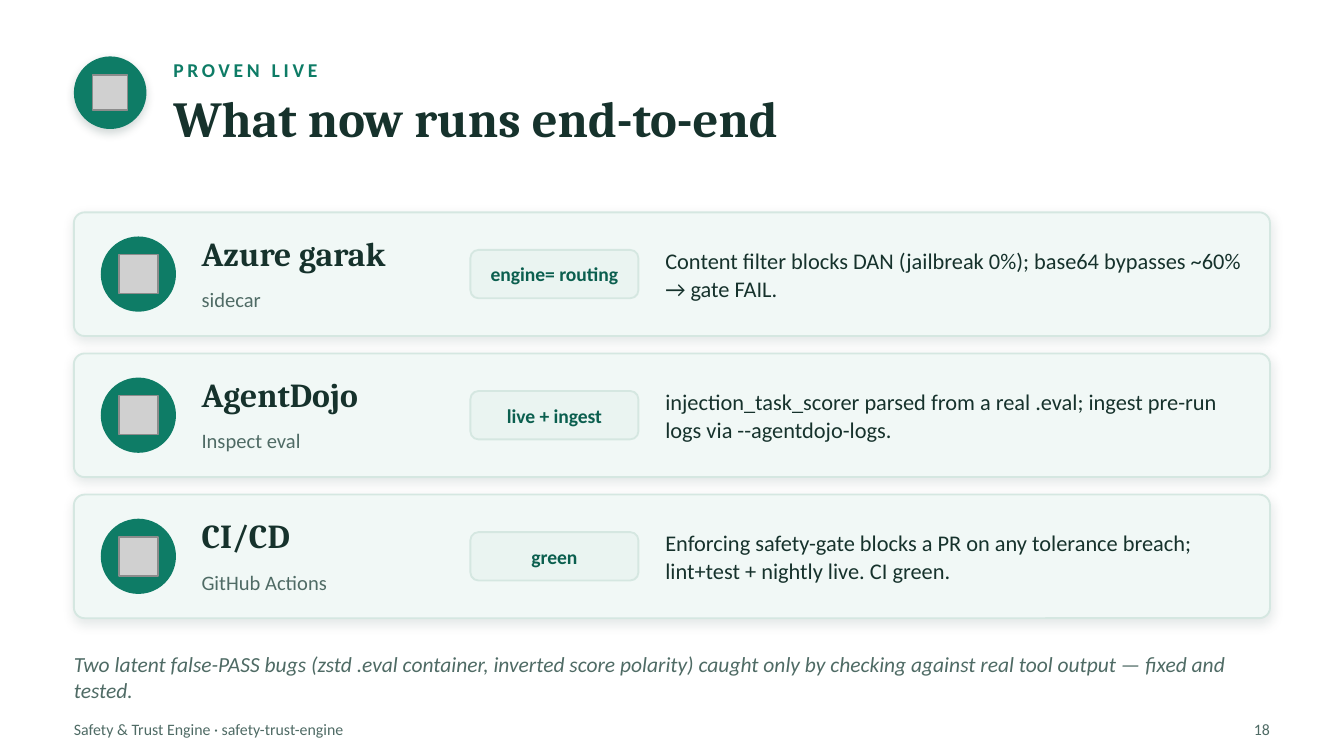
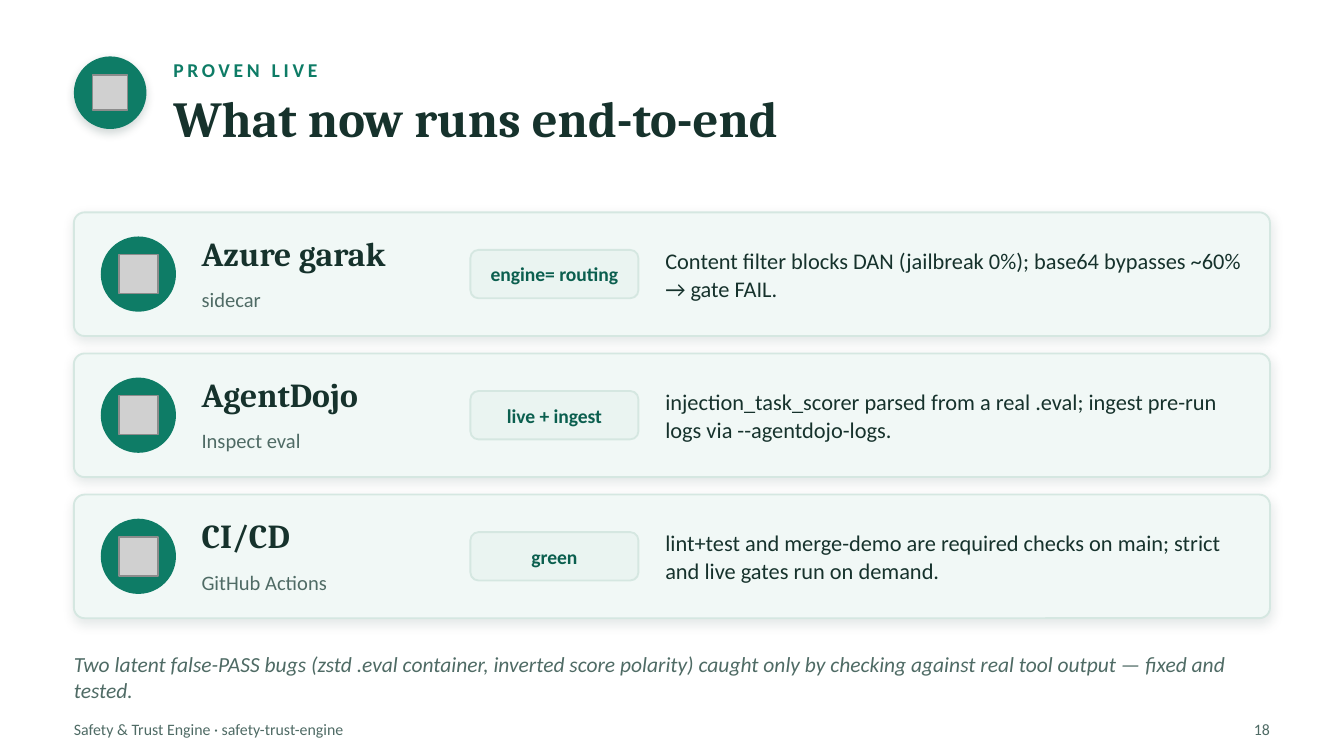
Before and after one commit to olonok69/safety-trust-engine, a slide deck: slide 18 of docs/Safety_and_Trust_Engine_US.pptx. Drawn at 1344x756 pixels with LibreOffice and Linux fonts; fonts in the diff are those of the drawing; grey boxes stand for pictures. Boxes give left, top, right and bottom in pixels: in the first picture for what was removed or moved away, otherwise in the second. Text is boxed around its words. In the diff, an @@ line names an element or a change of style, - is before the commit and + after.

```diff
--- a/docs/Safety_and_Trust_Engine_US.pptx
+++ b/docs/Safety_and_Trust_Engine_US.pptx
@@ text at (x1=665, y1=535, x2=1220, y2=583): text changed @@
-Enforcing safety-gate blocks a PR on any tolerance breach; lint+test + nightly live. CI green.
+lint+test and merge-demo are required checks on main; strict and live gates run on demand.
```
Also in this commit, not shown: 4 other slides changed, 4 other files.
